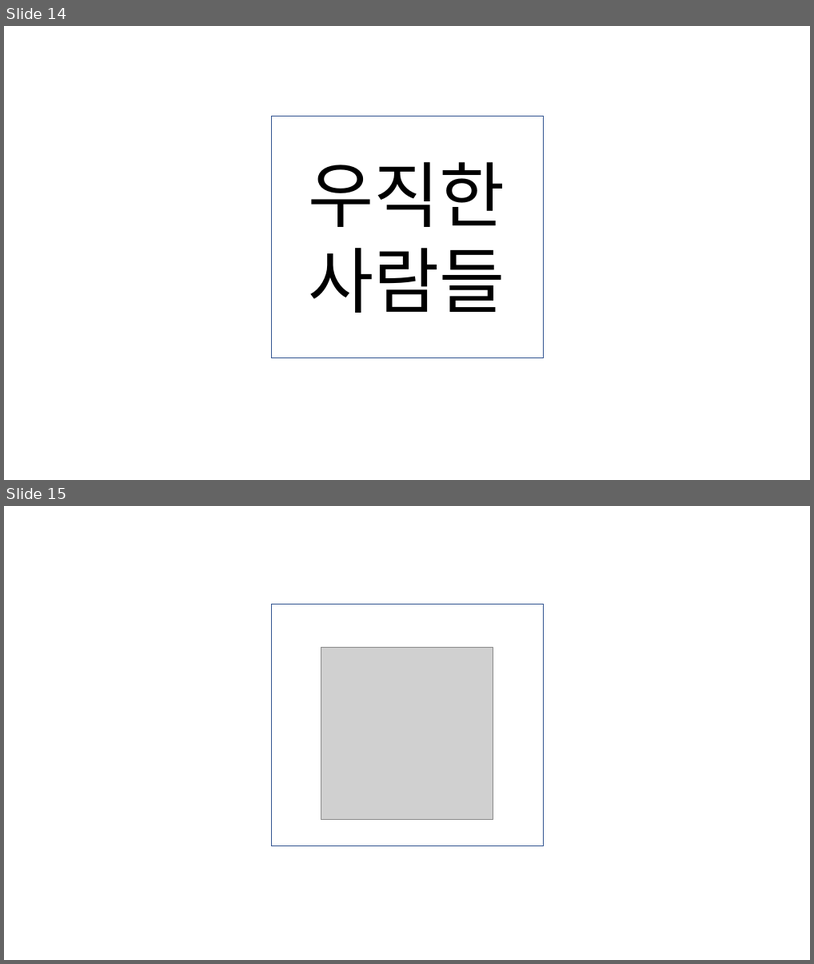
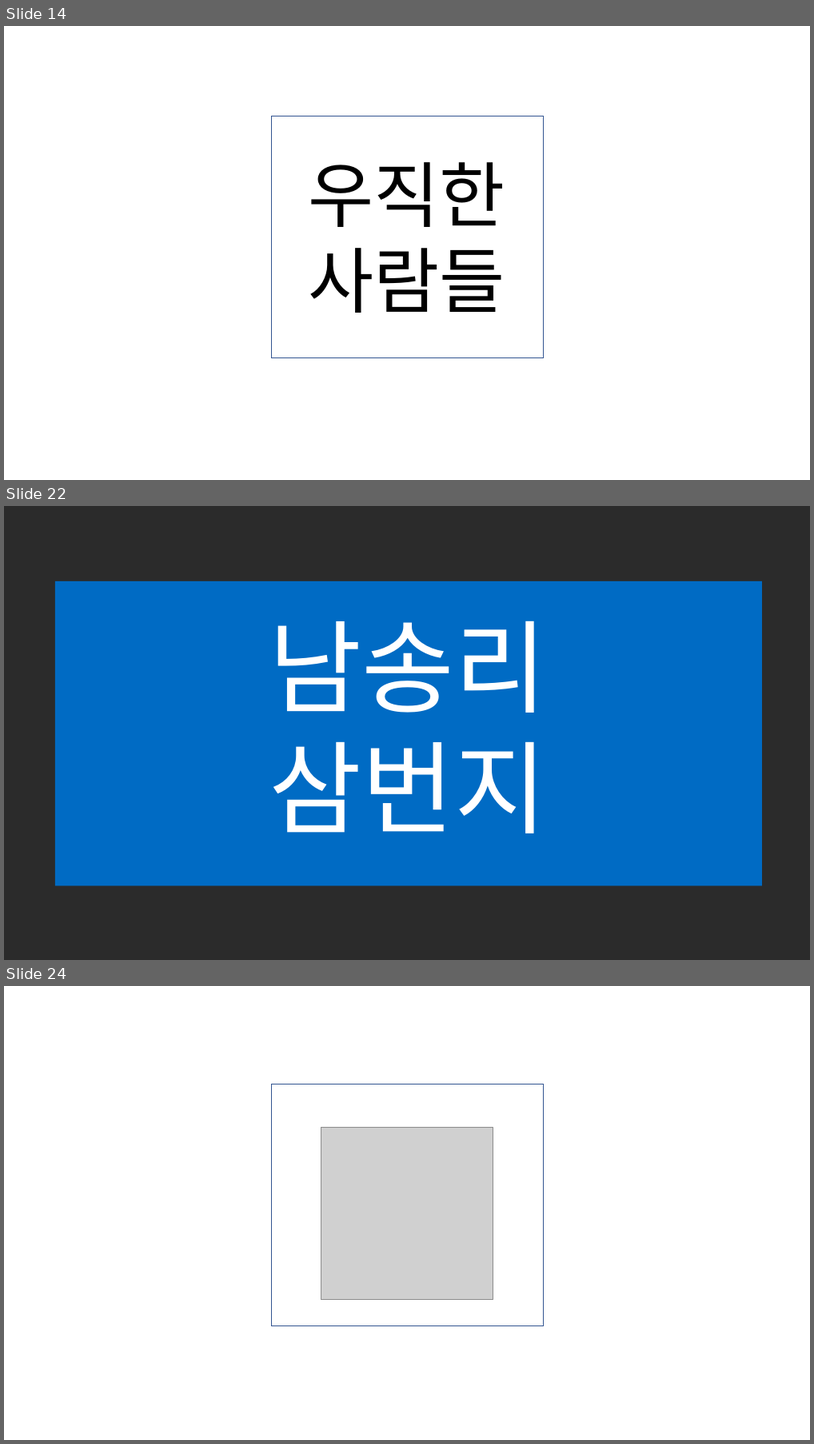
Before and after one commit to KoEonYack/Tistory-Coveant, a slide deck: Article/섬네일공장/새 Microsoft PowerPoint 프레젠테이션.pptx. Shown one above the other, each under a label of ours: slides 14 and 15 before the commit, slides 14, 22 and 24 after it; the slides between them are not shown. The pictures are 814x964 and 814x1444 pixels, drawn with LibreOffice and Linux fonts; fonts in the diff are those of the drawing; grey boxes stand for pictures; background and template pictures are left out; a plain dark background stands for a picture behind light text. Boxes give left, top, right and bottom in pixels: in the first picture for what was removed or moved away, otherwise in the second. Text is boxed around its words. In the diff, an @@ line names an element or a change of style, - is before the commit and + after.

```diff
--- a/Article/섬네일공장/새 Microsoft PowerPoint 프레젠테이션.pptx
+++ b/Article/섬네일공장/새 Microsoft PowerPoint 프레젠테이션.pptx
@@ slide 22 added at (4, 506, 810, 960), background picture (left out) @@
@@ rectangle added at (55, 581, 762, 885), fill #006BC4 @@
@@ text added at (270, 620, 548, 833), 120 pt, text #FFFFFF @@
+남송리
+삼번지
@@ what was slide 15 is now slide 24 @@
```
Also in this commit, not shown: 9 other slides added, 10 other files.
